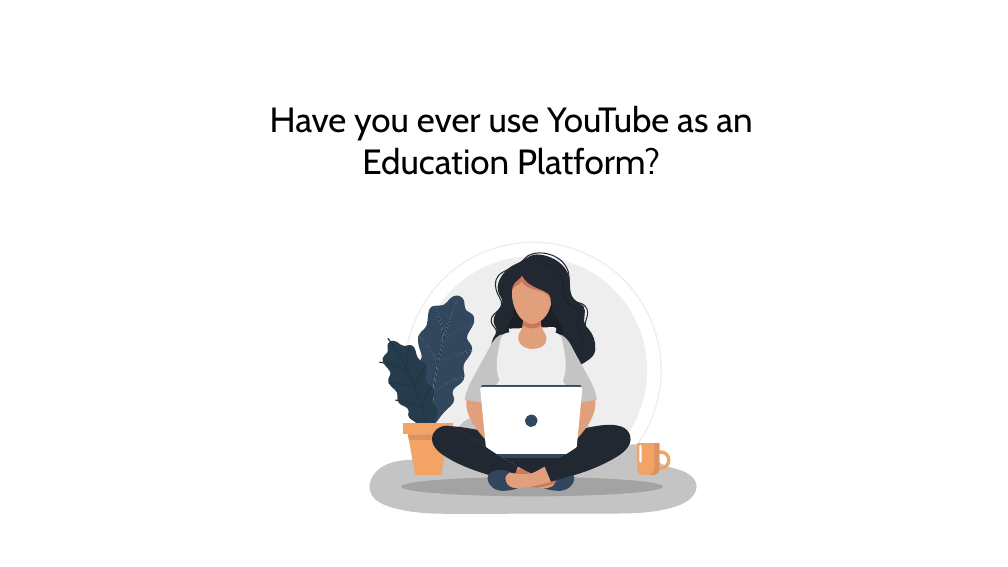
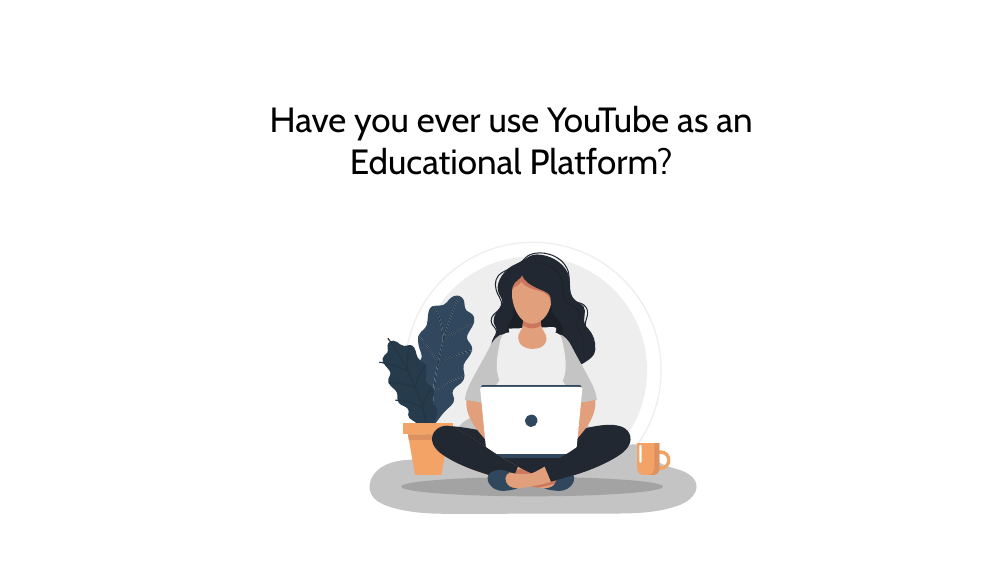
Before and after one commit to danielkf88/youtube_recommender, a slide deck: slide 2 of Capstone_presentation.pptx. Drawn at 1008x567 pixels with LibreOffice and Linux fonts; fonts in the diff are those of the drawing. Boxes give left, top, right and bottom in pixels: in the first picture for what was removed or moved away, otherwise in the second. Text is boxed around its words. In the diff, an @@ line names an element or a change of style, - is before the commit and + after.

```diff
--- a/Capstone_presentation.pptx
+++ b/Capstone_presentation.pptx
@@ text at (x1=270, y1=105, x2=752, y2=175): text changed @@
-Have you ever use YouTube as an Education Platform?
+Have you ever use YouTube as an Educational Platform?
```
Also in this commit, not shown: 11 other slides changed, 1 slide added.
